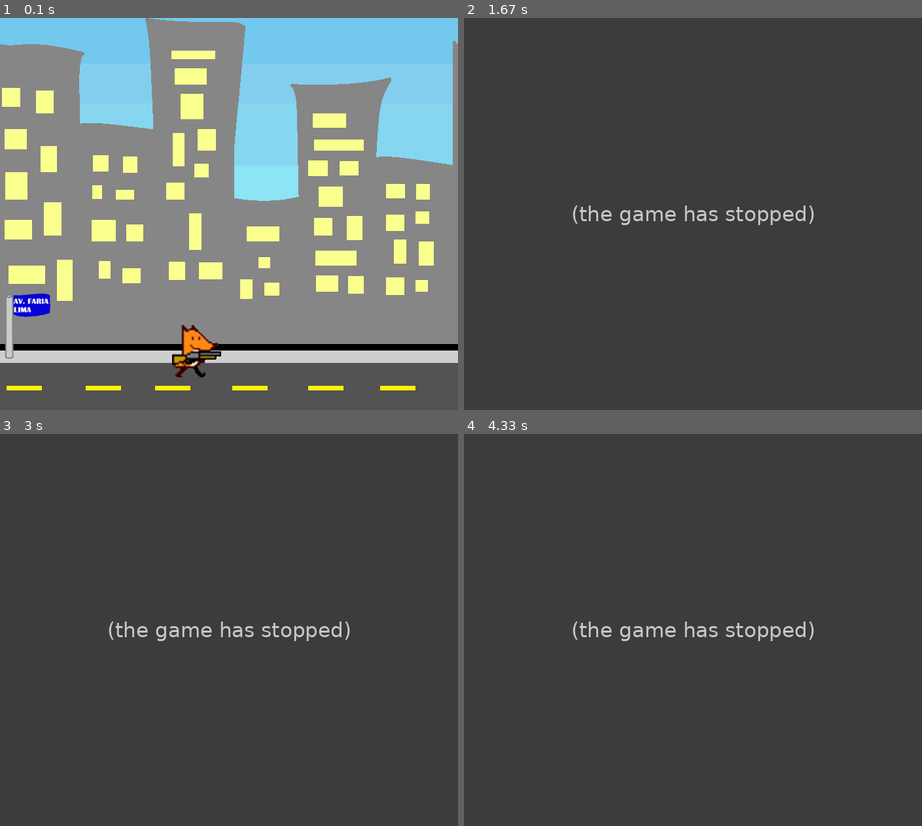
Above: before the commit, frames 1-4 (two rows, left to right).
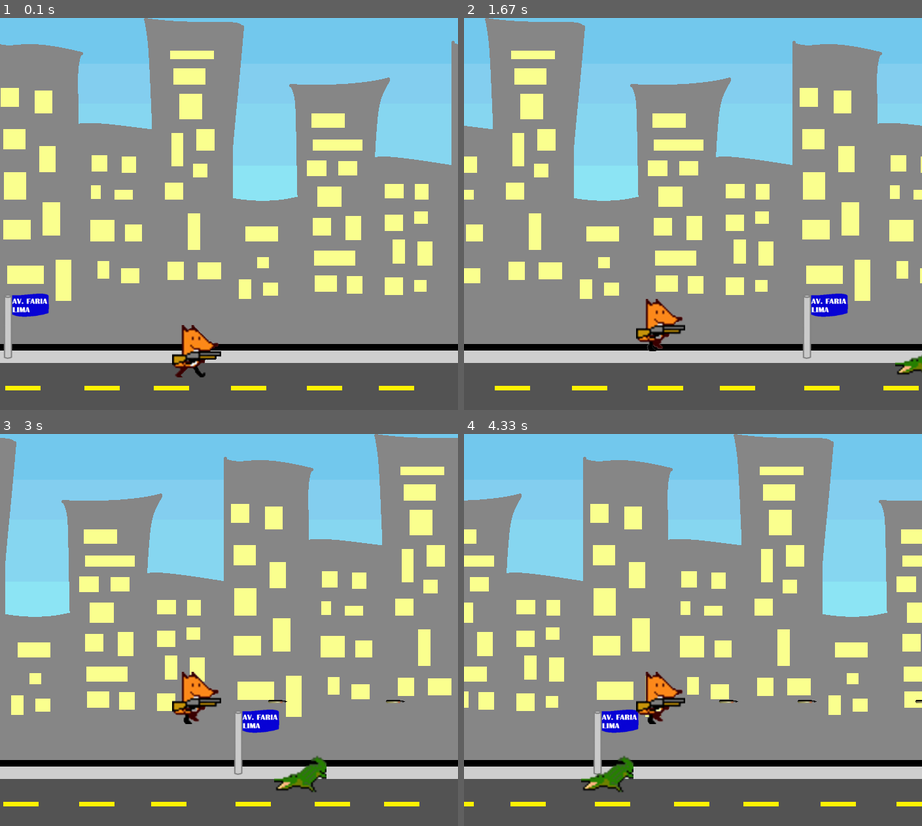
Above: after the commit, the same moments.

Repository: brunameinberg/projetofinalpygame
Game: pygame game, started from Foxsupremacy.py
The game is run twice, just before and just after one commit, with the same random seed, the same clock (stepped at 60 frames per second) and the same inputs.
Inputs:
- Up to frame 1 (0.1 s): no input
- Up to frame 2 (1.67 s): tap Space at 0.33, 0.67 s; hold Up from 1.5 s (still down)
- Up to frame 3 (3 s): release Up at 1.97 s; hold Right 2-2.47 s; hold Right from 2.5 s (still down); tap Space at 2.57, 2.87 s
- Up to frame 4 (4.33 s): release Right at 3.13 s; hold Right 3.17-3.63 s; tap Space at 3.23, 3.53, 3.73, 4.03, 4.23 s; hold Right 3.67-4.13 s; hold Right from 4.17 s (still down)

The runs differ from the first frame. In frame 1, 2.2% of the frame differs, in the area x 0-100%, y 0-95%; in frame 2, 89%; in frame 3, 89%; in frame 4, 89%.
Error before the commit: AttributeError: 'Group' object has no attribute 'kill' (Foxsupremacy.py line 238); the game stopped at 0.78 s (later frames are placeholders)

Commit message:
mais jacaré

Diff:
--- a/Foxsupremacy.py
+++ b/Foxsupremacy.py
@@ -152,6 +152,9 @@
             self.rect.x = random.randint(700+largura_jacare, 1400)
 
 
+
+
+
 class Bullet(pygame.sprite.Sprite):
     # Construtor da classe.
     def __init__(self, img, bottom, centerx):
@@ -222,6 +225,35 @@
     # atualiza posição ( por enquanto zerada)
     todos_objetos.update()
 
+
+
+
+
+    hits = pygame.sprite.spritecollide(jogador, grupo_jacare, True, pygame.sprite.collide_mask)
+
+    hits2 = pygame.sprite.groupcollide(grupo_balas, grupo_jacare, True, True, pygame.sprite.collide_mask)
+
+    for hit in hits:
+        inimigo=Jacare(jacare_imagem)
+        grupo_jacare.add(inimigo)
+        todos_objetos.add(inimigo)
+        if len(hits)>3:
+            game = False
+
+
+    for hit in hits2:
+        inimigo=Jacare(jacare_imagem)
+        grupo_jacare.add(inimigo)
+        todos_objetos.add(inimigo)
+
+
+
+    # ------- Fundo infinito
+    if x <= -700:
+        x = 0
+    else:
+        x-=2
+
     # ----- Gera saídas
     window.fill((0, 0, 0))  # Preenche com a cor branca
     window.blit(fundo_de_tela, (x, 0))
@@ -229,24 +261,6 @@
     window.blit(jogador.image, jogador.rect)
     todos_objetos.draw(window)
 
-
-
-    hits = pygame.sprite.spritecollide(jogador, grupo_jacare, True, pygame.sprite.collide_mask)
-
-    hits2 = pygame.sprite.groupcollide(grupo_balas, grupo_jacare, False, False, pygame.sprite.collide_mask)
-    for hit in hits2:
-        grupo_jacare.kill
-
-    if len(hits)>3:
-        game = False
-
-    # ------- Fundo infinito
-    if x <= -700:
-        x = 0
-    else:
-        x-=2
-
-
     # ----- Atualiza estado do jogo
     pygame.display.update()  # Mostra o novo frame para o jogador
 
@@ -254,3 +268,9 @@
 
 # ===== Finalização =====
 pygame.quit()  # Função do PyGame que finaliza os recursos utilizados
+
+
+
+#placar
+#aceleração
+#vidas
